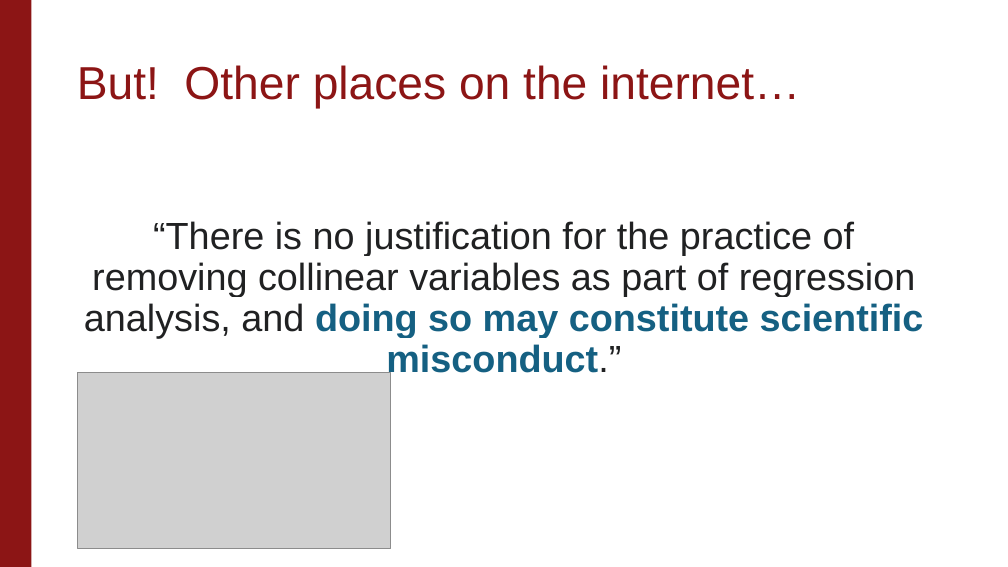
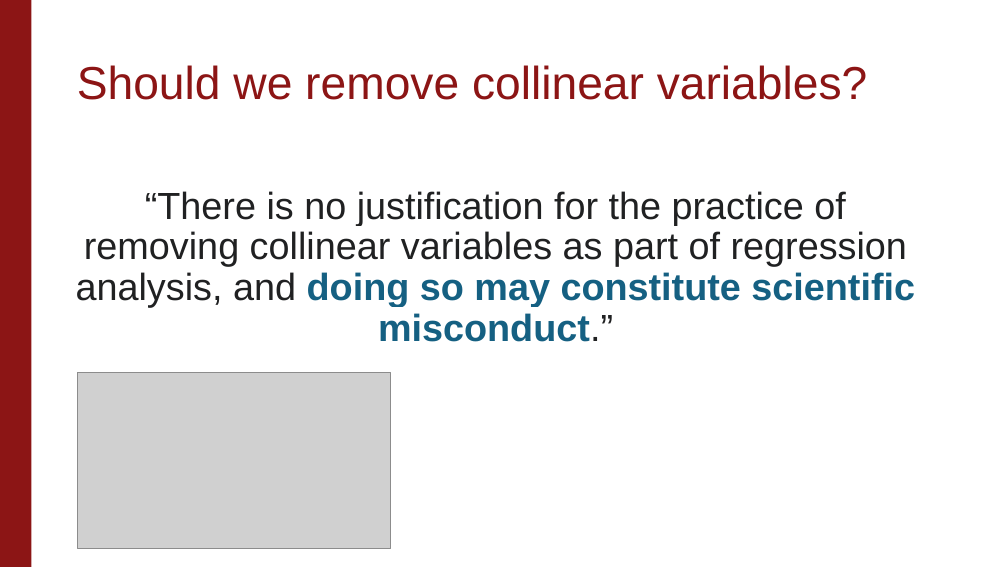
Before and after one commit to stanford-causal-inference-class/stanford-causal-inference-class.github.io, a slide deck: slide 82 of materials/lecture-slides/Unit2_Lecture2.pptx (slide 83 before the commit). Drawn at 1008x567 pixels with LibreOffice and Linux fonts; fonts in the diff are those of the drawing; grey boxes stand for pictures; background and template pictures are left out. Boxes give left, top, right and bottom in pixels: in the first picture for what was removed or moved away, otherwise in the second. Text is boxed around its words. In the diff, an @@ line names an element or a change of style, - is before the commit and + after.

```diff
--- a/materials/lecture-slides/Unit2_Lecture2.pptx
+++ b/materials/lecture-slides/Unit2_Lecture2.pptx
@@ title at <box>77,65,868,100</box>: text changed @@
-But! Other places on the internet…
+Should we remove collinear variables?
@@ text "“There is no justification for ..." rewrapped from <box>84,221,924,379</box> to <box>76,191,915,342</box> @@
```
Also in this commit, not shown: 1 slide removed, 1 other file.
